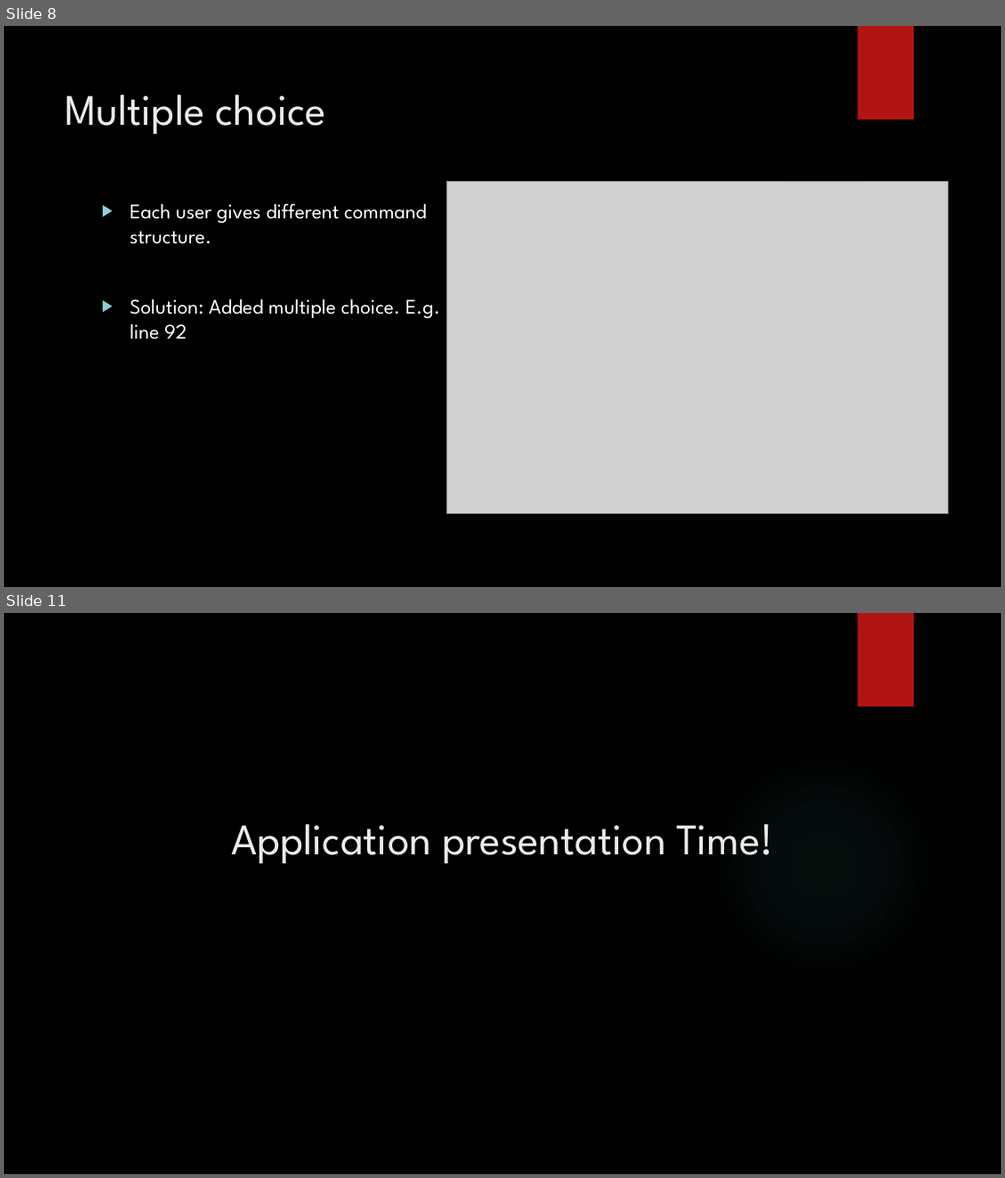
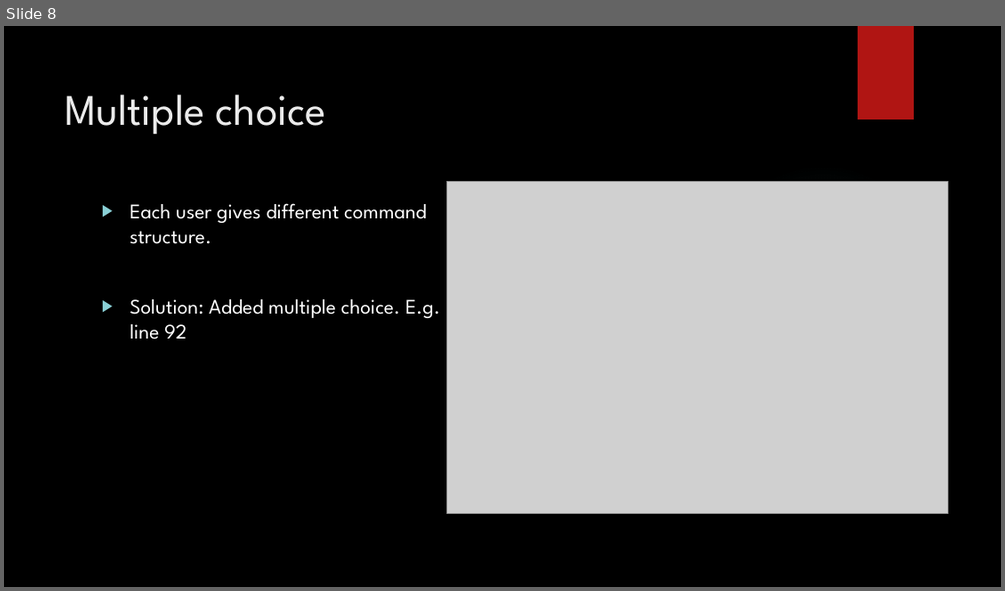
Before and after one commit to ChristinaDarstbanian/ChristinaDarstbanian, a slide deck: Hackathon Shadi Christina.pptx. Shown one above the other, each under a label of ours: slides 8 and 11 before the commit, slide 8 after it; the slides between them are not shown. The pictures are 1005x1178 and 1005x591 pixels, drawn with LibreOffice and Linux fonts; fonts in the diff are those of the drawing; grey boxes stand for pictures; background and template pictures are left out. Boxes give left, top, right and bottom in pixels: in the first picture for what was removed or moved away, otherwise in the second. Text is boxed around its words. In the diff, an @@ line names an element or a change of style, - is before the commit and + after.

```diff
--- a/Hackathon Shadi Christina.pptx
+++ b/Hackathon Shadi Christina.pptx
@@ slide 11 removed at <box>4,613,1001,1174</box>, background picture (left out); not listed: 2 template elements that a slide beside it also shows @@
@@ title removed at <box>231,824,774,864</box> @@
-Application presentation Time!
```
Also in this commit, not shown: 5 slides changed, 4 slides added, 9 other files.
